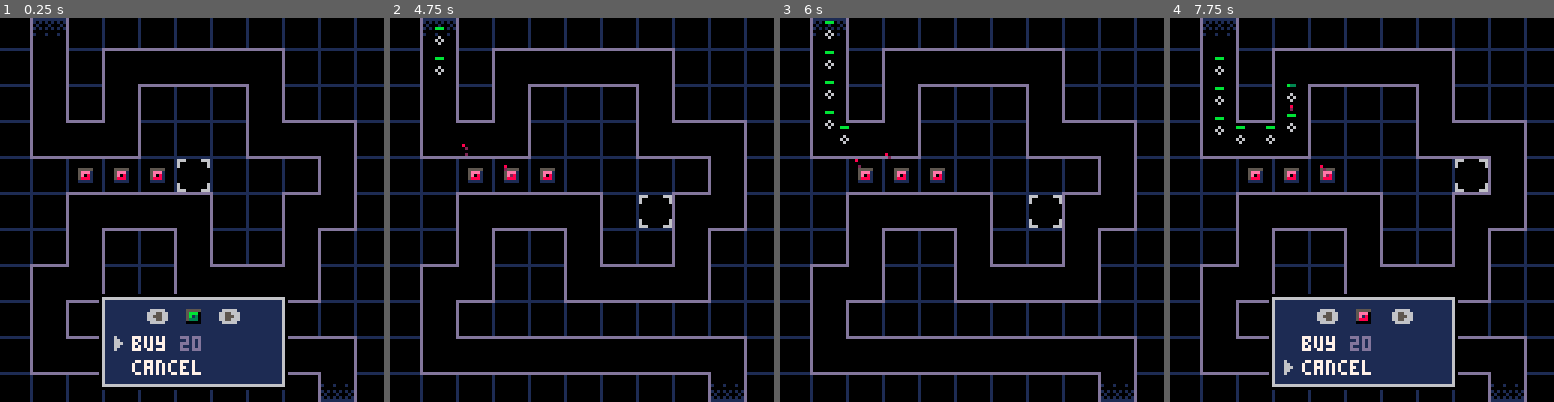
Above: before the commit, frames 1-4 (left to right).
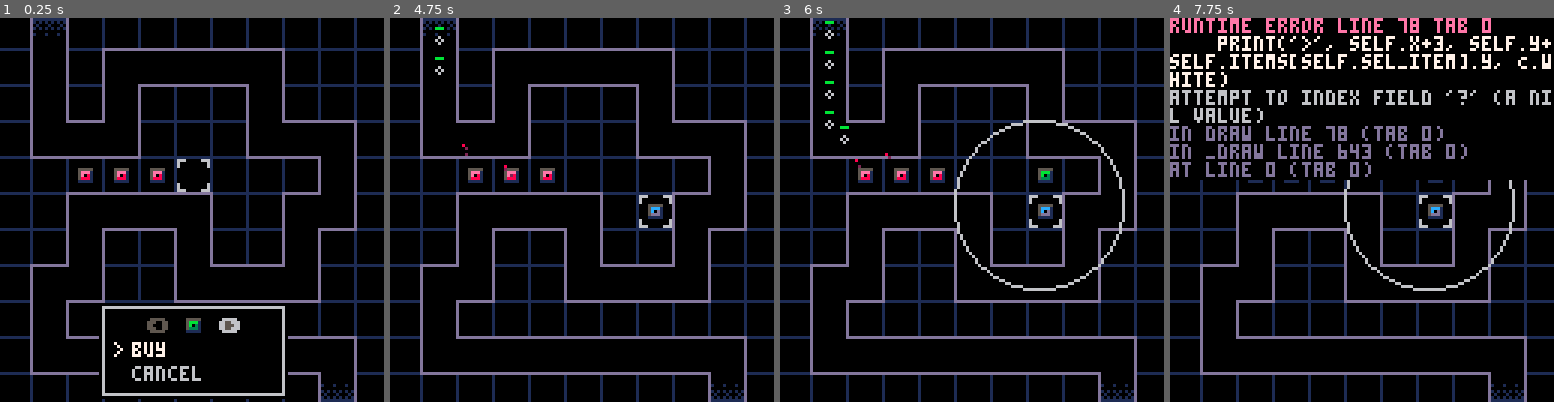
Above: after the commit, the same moments.

Repository: beardedsakimonkey/pixel_td.p8
Game: PICO-8 cartridge pixel_td.p8
The game is run twice, just before and just after one commit, with the same random seed, the same clock (stepped at 60 frames per second) and the same inputs.
Inputs:
- Up to frame 1 (0.25 s): no input
- Up to frame 2 (4.75 s): tap X (X key) at 0.33, 1.07, 1.85, 2.97, 4.08 s; tap O (Z key) at 0.7, 1.7, 2.1, 2.5, 2.9, 3.3, 3.7, 4.1, 4.5 s; hold Right 1.6-2.1 s; hold Up 2.15-2.42 s; hold Right 2.47-3.03 s; hold Left 3.08-3.58 s; hold Down 3.63-3.97 s; hold Right 4.02-4.68 s; hold Up from 4.73 s (still down)
- Up to frame 3 (6 s): tap O (Z key) at 4.9, 5.3, 5.7 s; release Up at 5.03 s; hold Left 5.08-5.68 s; tap X (X key) at 5.2 s; hold Down from 5.73 s (still down)
- Up to frame 4 (7.75 s): release Down at 6.03 s; hold Right 6.08-6.58 s; tap O (Z key) every 0.4 s from 6.1 to 7.7 s; tap X (X key) at 6.32, 7.43 s; hold Right 6.63-7.13 s; hold Up 7.18-7.45 s; hold Right from 7.5 s (still down)

The runs differ from the first frame. In frame 1, 11% of the frame differs, in the area x 25-75%, y 71-100%; in frame 2, 0.1%; in frame 3, 1.3%; in frame 4, 25%, in the area x 0-100%, y 0-97%.
Error after the commit: runtime error line 78 tab 0; print('>', self.x+3, self.y+self.items[self.sel_item].y, C.white); attempt to index field '?' (a nil value)

Commit message:
rework menu to class

Diff:
--- a/core.lua
+++ b/core.lua
@@ -59,10 +59,18 @@
     init_grid_bitmap()
     init_path_points()
 
+    -- Initialize buy/upgrade/bonus menu
+    init_menus(do_buy)
+
     -- Make towers
     make_tower(TWR.red, 2, 4)
     make_tower(TWR.red, 3, 4)
     make_tower(TWR.red, 4, 4)
+end
+
+function do_buy(menu)
+    local g = p2g(sel.dst_x, sel.dst_y)
+    make_tower(menu.sel_twr, g.x, g.y)
 end
 
 -- Helps impl of selection movement
@@ -130,7 +138,7 @@
         sending -= 1
     end
     -- Update selection
-    if not open_menu then
+    if not buy_menu.open and not upgrade_menu.open then
         if btnp(B.left)  then move_selection(B.left) end
         if btnp(B.right) then move_selection(B.right) end
         if btnp(B.up)    then move_selection(B.up) end
@@ -158,22 +166,17 @@
     end
 
     -- Handle button press
-    if open_menu then
-        update_menu()
+    if buy_menu.open then
+        buy_menu:update()
+    elseif upgrade_menu.open then
+        upgrade_menu:update()
     else
         if btnp(B.z) then
             local twr = tbl_find(towers, twr_is_selected)
             if twr then
-                -- Upgrade tower
-                if twr.type < 7 then
-                    twr.type += 3
-                    twr.dmg += 3
-                    twr.range += 3
-                end
+                upgrade_menu.open = true
             else
-                -- Open buy menu
-                open_menu = ST.buy
-                -- local x, y = sel.dst_x/10, sel.dst_y/10
+                buy_menu.open = true
             end
         end
         if btnp(B.x) then
@@ -181,12 +184,6 @@
                 -- Send next wave
                 wave += 1
                 sending = 10
-            else
-                local twr = tbl_find(towers, twr_is_selected)
-                if twr then
-                    -- Sell tower
-                    del(towers, twr)
-                end
             end
         end
     end
@@ -484,10 +481,9 @@
         end
     end)
 
-    -- Draw buy/upgrade/bonus menu
-    if open_menu then
-        draw_menu()
-    end
+    -- Draw menus
+    buy_menu:draw()
+    upgrade_menu:draw()
 
     -- if sending == 0 then
     --     local c = (t%4 == 0 or (t-1)%4 == 0) and C.pink or C.orange
--- a/menu.lua
+++ b/menu.lua
@@ -1,78 +1,115 @@
-ST = {buy = 1, upgrade = 2}
+-- Public
+buy_menu = nil
+upgrade_menu = nil
 
--- Public
-open_menu = ST.buy
+--------------------------------------------------------------------------------
+local Menu = {}
 
--- Private
-menu_sel_opt = 1
-menu_sel_twr = 1
-menu_pressing_right = false
-menu_pressing_left = false
+function Menu.new(x, y, w, h)
+    local m = {
+        x=x, y=y,
+        w=w, h=h,
+        open=false,
+        items={},
+        sel_item=1,
+    }
+    setmetatable(m, {__index = Menu})
+    return m
+end
 
-function update_menu()
-    menu_pressing_right = btn(B.right)
-    menu_pressing_left = btn(B.left)
-    if btnp(B.down) and menu_sel_opt == 1 then
-        menu_sel_opt = 2
+function Menu:draw()
+    if not self.open then return end
+    -- Draw menu
+    do
+        local x1, y1, x2, y2 = self.x, self.y, self.x+self.w, self.y+self.h
+        rect(x1-2, y1-2, x2+2, y2+2, C.black)
+        rect(x1-1, y1-1, x2+1, y2+1, C.light_gray)
+        rectfill(x1, y1, x2, y2, C.black)
     end
-    if btnp(B.up) and menu_sel_opt == 2 then
-        menu_sel_opt = 1
+
+    -- Draw menu items
+    for i, item in ipairs(self.items) do
+        local color = (i == self.sel_item) and C.white or C.light_gray
+        print(item.text, self.x+9, self.y+item.y, color)
     end
-    if btnp(B.left) then
-        menu_sel_twr = max(1, menu_sel_twr-1)
-    end
-    if btnp(B.right) then
-        menu_sel_twr = min(3, menu_sel_twr+1)
-    end
-    if btnp(B.x) then
-        open_menu = nil
-    end
-    if btnp(B.z) then
-        open_menu = nil
+
+    -- Draw menu item arrow
+    print('>', self.x+3, self.y+self.items[self.sel_item].y, C.white)
+
+    if self.draw_extra then
+        self:draw_extra()
     end
 end
 
-function draw_menu()
-    local menu_x = 35; local menu_y = 94
-    rect(menu_x-2, menu_y-2, menu_x+60, menu_y+29, C.black)
-    rect(menu_x-1, menu_y-1, menu_x+59, menu_y+28, C.light_gray)
-    rectfill(menu_x, menu_y, menu_x+58, menu_y+27, C.dark_blue)
-    local show_left = open_menu == ST.buy
-        and menu_sel_twr ~= 1
-        or menu_sel_twr + 3 < 6
-    local show_right = open_menu == ST.buy
-        and menu_sel_twr ~= 3
-        -- or
-    -- draw left button
-    if show_left then
-        local off_x = menu_pressing_left and -1 or 0
-        rectfill(menu_x+16+off_x, menu_y+4,
-                    menu_x+18+off_x, menu_y+7, C.dark_gray)
-        print('⬅️', menu_x+14+off_x, menu_y+3, C.light_gray)
-    else
-        print('⬅️', menu_x+14, menu_y+3, C.dark_gray)
+function Menu:update()
+    if not self.open then return end
+    if btnp(B.up) then
+        self.sel_item = wrap(1, self.sel_item-1, #self.items)
     end
-    -- draw right button
-    if show_right then
-        local off_x = menu_pressing_right and 1 or 0
-        rectfill(menu_x+40+off_x, menu_y+4,
-                    menu_x+42+off_x, menu_y+7, C.dark_gray)
-        print('➡️', menu_x+38+off_x, menu_y+3, C.light_gray)
-    else
-        print('➡️', menu_x+38, menu_y+3, C.dark_gray)
+    if btnp(B.down) then
+        self.sel_item = wrap(1, self.sel_item+1, #self.items)
     end
-    -- draw tower
-    pal(C.dark_blue, C.black)
-        spr(menu_sel_twr, menu_x+26, menu_y+2)
-    pal()
-    -- draw menu items
-    if open_menu == ST.buy then
-        print('buy', menu_x+9, menu_y+12, C.white)
-        print('20', menu_x+25, menu_y+12, C.indigo)
-    elseif open_menu == ST.upgrade then
-        print('upgrade', menu_x+9, menu_y+12, C.white)
+    if btnp(B.x) then
+        self:close()
     end
-    print('cancel', menu_x+9, menu_y+20, C.white)
-    -- draw menu item arrow
-    spr(14, menu_x+3, menu_y+(menu_sel_opt==1 and 12 or 20))
+    if btnp(B.z) then
+        self.items[self.sel_item].cb(self)
+        self:close()
+    end
+
+    if self.update_extra then
+        self:update_extra()
+    end
 end
+
+function Menu:close()
+    self.open = false
+    self.sel_item = 1
+end
+--------------------------------------------------------------------------------
+
+function init_menus(do_buy)
+    buy_menu = Menu.new(35, 97, 58, 27)
+    add(buy_menu.items, {text='buy', y=11, cb=do_buy})
+    add(buy_menu.items, {text='cancel', y=11+8, cb=buy_menu.close})
+
+    buy_menu.open = true
+    buy_menu.sel_twr = 1
+
+    function buy_menu:update_extra()
+        self.pressing_right = btn(B.right)
+        self.pressing_left  = btn(B.left)
+        if btnp(B.left)  then self.sel_twr = mid(1, self.sel_twr-1, 3) end
+        if btnp(B.right) then self.sel_twr = mid(1, self.sel_twr+1, 3) end
+    end
+
+    function buy_menu:draw_extra()
+        local can_left = self.sel_twr > 1
+        local can_right = self.sel_twr < 3
+
+        -- Draw left button
+        if can_left then
+            local off_x = self.pressing_left and -1 or 0
+            rectfill(self.x+16+off_x, self.y+4,
+                     self.x+18+off_x, self.y+7, C.dark_gray)
+            print('⬅️', self.x+14+off_x, self.y+3, C.light_gray)
+        else
+            print('⬅️', self.x+14, self.y+3, C.dark_gray)
+        end
+
+        -- Draw right button
+        if can_right then
+            local off_x = self.pressing_right and 1 or 0
+            rectfill(self.x+40+off_x, self.y+4,
+                        self.x+42+off_x, self.y+7, C.dark_gray)
+            print('➡️', self.x+38+off_x, self.y+3, C.light_gray)
+        else
+            print('➡️', self.x+38, self.y+3, C.dark_gray)
+        end
+
+        -- Draw tower
+        spr(self.sel_twr, self.x+26, self.y+2)
+    end
+
+    upgrade_menu = Menu.new(1, 2, 1, 2)
+end
--- a/pixel_td.p8
+++ b/pixel_td.p8
@@ -5,11 +5,11 @@
 #include menu.lua
 #include core.lua
 __gfx__
-00000000000000000000000000000000000000000000000000000000bbbbbbb0eeeeeee0ccccccc0011111111111000000000000000000006000000000000000
-000000000555550005555500055555000bbbbb000eeeee000ccccc00b5555530e5555580c55555d0010101010101000001101010000000006600000000000000
-0000000005bbb10005eee10005ccc1000b5553000e5558000c555d00b5bbb130e5eee280c5ccc1d0001000100010000001010000000000006660000000000000
-0000000005b0310005e0810005c0d1000b5013000e5028000c501d00b5b03130e5e08280c5c0d1d0010101010101000001101000000000006600000000000000
-00000000053331000588810005ddd1000b1113000e2228000c111d00b5333130e5888280c5ddd1d0000000000000000001000000000000006000000000000000
+00000000000000000000000000000000000000000000000000000000bbbbbbb0eeeeeee0ccccccc0011111111111000000000000000000000000000000000000
+000000000555550005555500055555000bbbbb000eeeee000ccccc00b5555530e5555580c55555d0010101010101000001101010000000000000000000000000
+0000000005bbb10005eee10005ccc1000b5553000e5558000c555d00b5bbb130e5eee280c5ccc1d0001000100010000001010000000000000000000000000000
+0000000005b0310005e0810005c0d1000b5013000e5028000c501d00b5b03130e5e08280c5c0d1d0010101010101000001101000000000000000000000000000
+00000000053331000588810005ddd1000b1113000e2228000c111d00b5333130e5888280c5ddd1d0000000000000000001000000000000000000000000000000
 0000000001111100011111000111110003333300088888000ddddd00b1111130e2222280c11111d0010001000100000001101010000000000000000000000000
 000000000000000000000000000000000000000000000000000000003333333088888880ddddddd0000000000000000001010000000000000000000000000000
 00000000000000000000000000000000000000000000000000000000000000000000000000000000000000000000000001101000000000000000000000000000
--- a/util.lua
+++ b/util.lua
@@ -32,3 +32,9 @@
 function easeout(t)
     return 1 - (1-t)^2
 end
+
+local function wrap(min, v, max)
+    if v > max then return min end
+    if v < min then return max end
+    return v
+end
